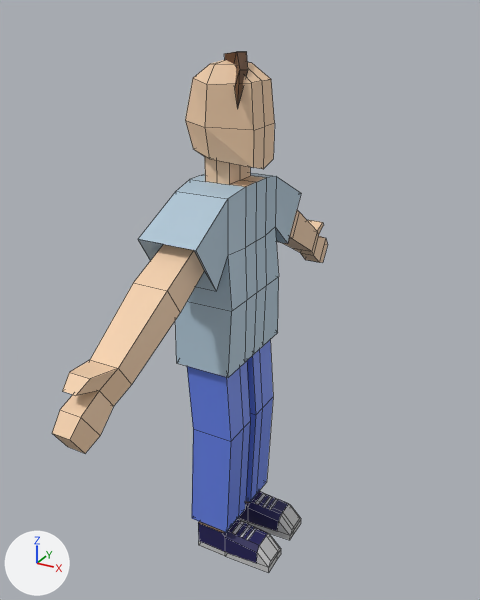
Two versions of the Blender file 3d models/MAN.blend, one commit apart.
Camera for both pictures: a 50 mm lens placed at (2.23, -3.88, 5.41), pointed at (0.09, 0.0, 3.46). Every picture has the same lights, and +X, +Y and +Z are marked at lower left. Mesh edges are drawn as thin lines.
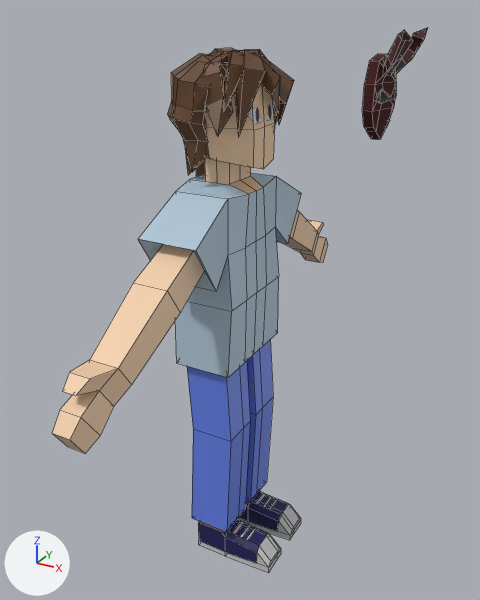
Location of each change, [x1, y1, x2, y2] in pixels of the pictures (480 x 600 px; the box of a moved part takes in the faces that stretch with it):
'Cube.012', added: after [362, 28, 428, 140]
'Cube.010', added (brown): after [173, 61, 210, 172]
'Cube.002', added (brown): after [235, 50, 265, 137]
'Cube.003', added (brown): after [204, 54, 233, 137]
'Cube.001', reshaped, moved, turned: before [225, 52, 248, 109]; after [221, 51, 243, 111]
'Cube.009', added (brown): after [167, 53, 227, 175]
'Cube.007', added (brown): after [261, 55, 294, 125]
'Cube.011', added (brown): after [253, 53, 281, 113]
'Cube.008', added: after [196, 52, 221, 177]
'Cube.006', added: after [212, 48, 238, 53]
'Cube.005', added: after [257, 49, 277, 129]
part 1 of me_cube_001, recoloured: before [185, 60, 251, 158]; after [207, 65, 228, 158]
part 2 of me_cube_002, moved or reshaped: before [234, 52, 240, 109]; after [224, 53, 232, 107]
part 3 of me_cube_002, moved or reshaped: before [225, 52, 236, 64]; after [221, 51, 232, 65]
part 4 of me_cube_002, moved or reshaped: before [237, 52, 248, 106]; after [224, 51, 243, 111]

Edits to the bpy script that builds the scene:
```text
Change me_cube_001:
    where me_cube_001.from_pydata(...)  # 176 vertices, 152 faces; spans x -0.45..0.99, y 0.0..3.38, z -4.75..2.46
    used by ob_cube; location = (0.0, 0.0, 3.816); scale = (0.528, 0.528, 0.528)
    me_cube_001 part 1: all 9 faces centred in x -0.41..0.18, y 0.11..0.39, z 1.55..2.42 switch from mat_material_001 (beige #f2ceaa) to mat_material_006 (brown #634125)
    add me_cube_001.materials.append(mat_material_011)  # picture img_frame_3_png
Change me_cube_002:
    where me_cube_002.from_pydata(...)  # 13 vertices, 13 faces; spans x 0.02..1.24, y -1.47..0.33, z -2.0..-0.17
    used by ob_cube_001; location = (0.0, 0.0, 5.189); scale = (0.173, 0.173, 0.173)
    me_cube_002 part 2: the 1 vertex in x 1.12, y -1.1, z -0.73 is moved by (-0.08, -0.02, 0.32)
    me_cube_002 part 3: all 8 vertices in x 0.02..0.63, y -0.33..0.33, z -0.83..-0.17 are moved by (0.0, 0.0, 0.15)
    me_cube_002 part 4: the 1 vertex in x 1.11, y -0.46, z -0.78 is moved by (0.21, -0.1, 0.28)
Change ob_cube_001:
    ob_cube_001.location: (0.0, 0.0, 5.189) -> (0.003, -0.044, 5.171)
    ob_cube_001.rotation_euler: (0.0, 0.0, 0.0) -> (0.0, 0.0, -0.0977)  # degrees (0, 0, 0) -> degrees (0, 0, -5.6)
Add ob_cube_012:
    ob_cube_012 = bpy.data.objects.new('Cube.012', me_cube_015)  # 61 vertices, 57 faces; spans x -1.22..0.0, y -1.0..0.15, z -1.42..1.7; in mat_material_007 (dark red #451517), mat_material_008 (black #030303), mat_material_009 (dark red #421615), mat_material_010 (dark red #2f100e); modifiers MIRROR
    ob_cube_012.location = (0.81, 1.351, 4.821)
    ob_cube_012.rotation_euler = (0.0, 0.0, 4.712)  # degrees (0, 0, 270)
    ob_cube_012.scale = (0.265, 0.265, 0.265)
Add ob_cube_011:
    ob_cube_011 = bpy.data.objects.new('Cube.011', me_cube_014)  # 13 vertices, 13 faces; spans x 0.02..1.36, y -1.18..0.33, z -1.98..-0.02; in mat_material_006 (brown #634125)
    ob_cube_011.location = (0.085, -0.048, 5.157)
    ob_cube_011.rotation_euler = (0.0, 0.0, 0.959)  # degrees (0, 0, 55)
    ob_cube_011.scale = (0.19, 0.19, 0.19)
Add ob_cube_010:
    ob_cube_010 = bpy.data.objects.new('Cube.010', me_cube_013)  # 37 vertices, 36 faces; spans x -2.25..1.58, y -0.53..0.55, z -0.45..1.03; in mat_material_006 (brown #634125)
    ob_cube_010.location = (-0.077, -0.286, 4.716)
    ob_cube_010.rotation_euler = (-4.145, 1.42, -2.846)  # degrees (-237, 81, -163)
    ob_cube_010.scale = (0.178, 0.215, 0.277)
Add ob_cube_009:
    ob_cube_009 = bpy.data.objects.new('Cube.009', me_cube_013.copy())
    ob_cube_009.location = (-0.197, -0.16, 4.696)
    ob_cube_009.rotation_euler = (-4.145, 1.42, -3.508)  # degrees (-237, 81, -201)
    ob_cube_009.scale = (0.205, 0.248, 0.32)
Add ob_cube_008:
    ob_cube_008 = bpy.data.objects.new('Cube.008', me_cube_011)  # 37 vertices, 36 faces; spans x -2.25..1.31, y -0.53..0.55, z -0.45..1.03; in mat_material_006 (brown #634125)
    ob_cube_008.location = (-0.197, 0.025, 4.619)
    ob_cube_008.rotation_euler = (-4.145, 1.42, -4.072)  # degrees (-237, 81, -233)
    ob_cube_008.scale = (0.242, 0.293, 0.377)
Add ob_cube_005:
    ob_cube_005 = bpy.data.objects.new('Cube.005', me_cube_010)  # 37 vertices, 36 faces; spans x -2.25..1.58, y -0.42..0.46, z -0.45..1.03; in mat_material_006 (brown #634125)
    ob_cube_005.location = (0.117, 0.291, 4.77)
    ob_cube_005.rotation_euler = (-4.328, 1.346, -6.106)  # degrees (-248, 77, -350)
    ob_cube_005.scale = (0.176, 0.237, 0.175)
Add ob_cube_004:
    ob_cube_004 = bpy.data.objects.new('Cube.004', me_cube_009)  # 25 vertices, 25 faces; spans x -2.25..1.58, y -0.37..0.4, z -0.45..1.03; in mat_material_006 (brown #634125)
    ob_cube_004.location = (-0.051, 0.291, 4.77)
    ob_cube_004.rotation_euler = (-4.145, 1.42, -5.151)  # degrees (-237, 81, -295)
    ob_cube_004.scale = (0.175, 0.175, 0.175)
Add ob_cube_007:
    ob_cube_007 = bpy.data.objects.new('Cube.007', me_cube_014.copy())
    ob_cube_007.location = (0.085, -0.048, 5.157)
    ob_cube_007.rotation_euler = (0.0, 0.0, 1.484)  # degrees (0, 0, 85)
    ob_cube_007.scale = (0.241, 0.241, 0.241)
Add ob_cube_006:
    ob_cube_006 = bpy.data.objects.new('Cube.006', me_cube_009.copy())
    ob_cube_006.location = (-0.165, 0.204, 4.693)
    ob_cube_006.rotation_euler = (-4.145, 1.42, -4.697)  # degrees (-237, 81, -269)
    ob_cube_006.scale = (0.216, 0.262, 0.337)
Add ob_cube_003:
    ob_cube_003 = bpy.data.objects.new('Cube.003', me_cube_004)  # 17 vertices, 17 faces; spans x -1.4..1.58, y -0.34..0.34, z -0.45..0.54; in mat_material_006 (brown #634125)
    ob_cube_003.location = (0.072, -0.262, 4.95)
    ob_cube_003.rotation_euler = (-2.771, 0.943, -1.114)  # degrees (-159, 54, -64)
    ob_cube_003.scale = (0.195, 0.195, 0.195)
Add ob_cube_002:
    ob_cube_002 = bpy.data.objects.new('Cube.002', me_cube_003)  # 13 vertices, 13 faces; spans x 0.02..1.33, y -1.16..0.33, z -2.08..-0.02; in mat_material_006 (brown #634125)
    ob_cube_002.location = (0.018, 0.031, 5.177)
    ob_cube_002.rotation_euler = (0.0, 0.0, -0.0471)  # degrees (0, 0, -2.7)
    ob_cube_002.scale = (0.241, 0.241, 0.241)
```
